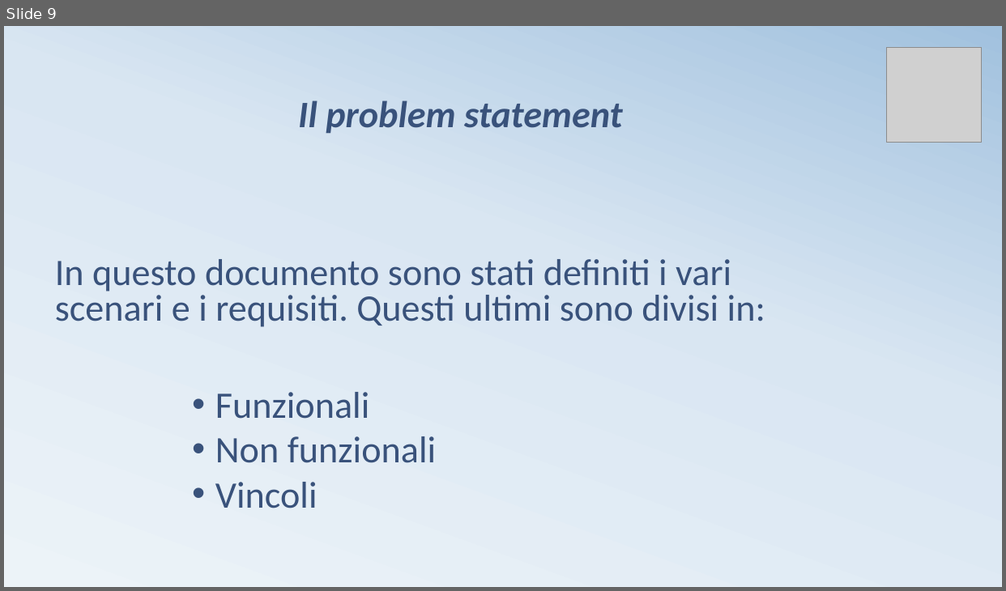
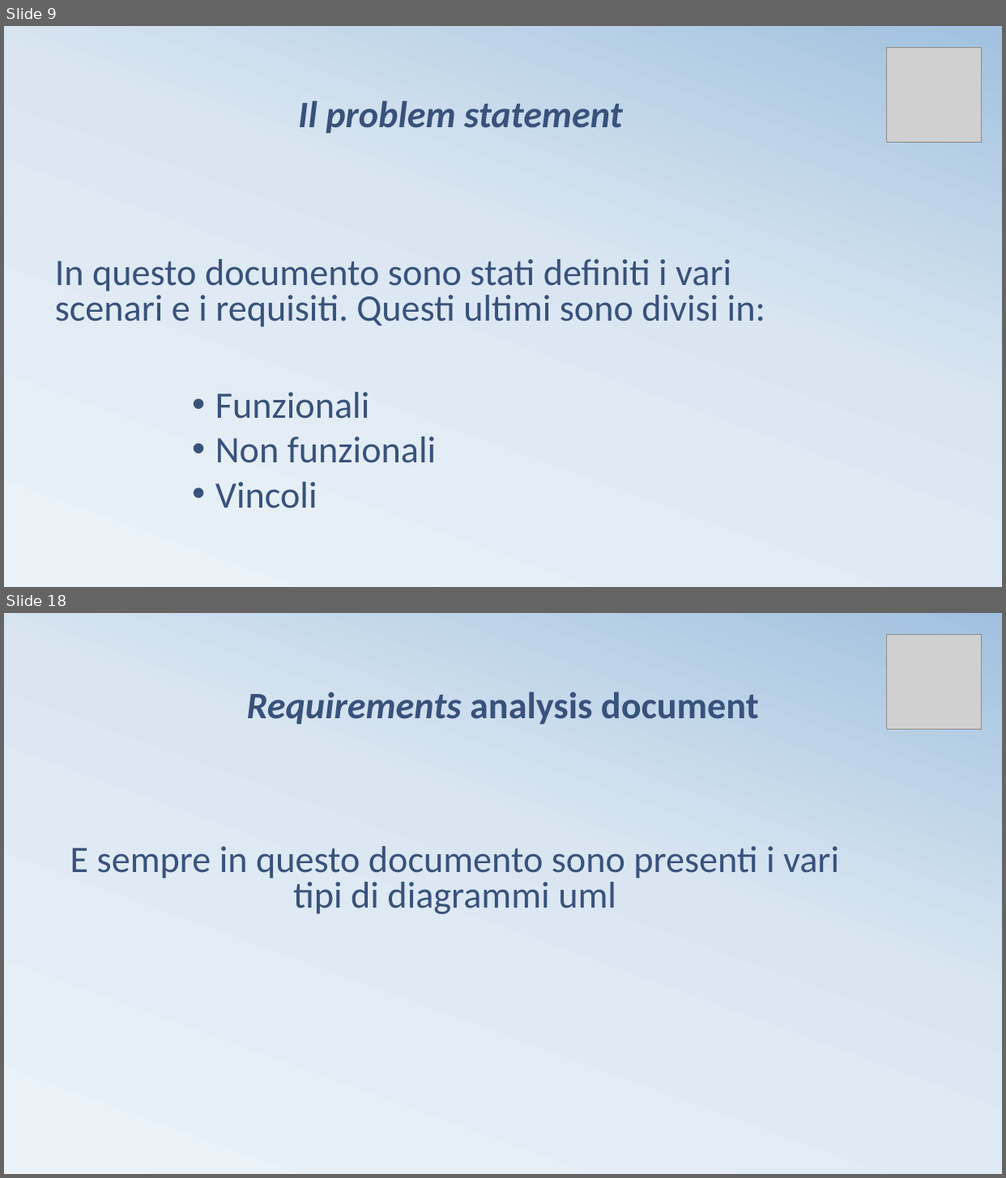
Before and after one commit to kekkox/Carcheck, a slide deck: Work product/Presentazione CarCheck.pptx. Shown one above the other, each under a label of ours: slide 9 before the commit, slides 9 and 18 after it; the slides between them are not shown. The pictures are 1006x591 and 1006x1178 pixels, drawn with LibreOffice and Linux fonts; fonts in the diff are those of the drawing; grey boxes stand for pictures. Boxes give left, top, right and bottom in pixels: in the first picture for what was removed or moved away, otherwise in the second. Text is boxed around its words. In the diff, an @@ line names an element or a change of style, - is before the commit and + after.

```diff
--- a/Work product/Presentazione CarCheck.pptx
+++ b/Work product/Presentazione CarCheck.pptx
@@ slide 18 added at (x1=4, y1=613, x2=1002, y2=1174), background gradient #ECF3F8 to #D9E6F2 to #A1C1DE @@
@@ picture added at (x1=886, y1=635, x2=981, y2=730) @@
@@ text added at (x1=247, y1=692, x2=759, y2=724), 36 pt, text #39527B, bold @@
+Requirements analysis document
@@ title added at (x1=70, y1=846, x2=839, y2=914), 36 pt, text #39527B @@
+E sempre in questo documento sono presenti i vari tipi di diagrammi uml
```
Also in this commit, not shown: 3 slides changed, 23 other slides added, 13 slides removed.
